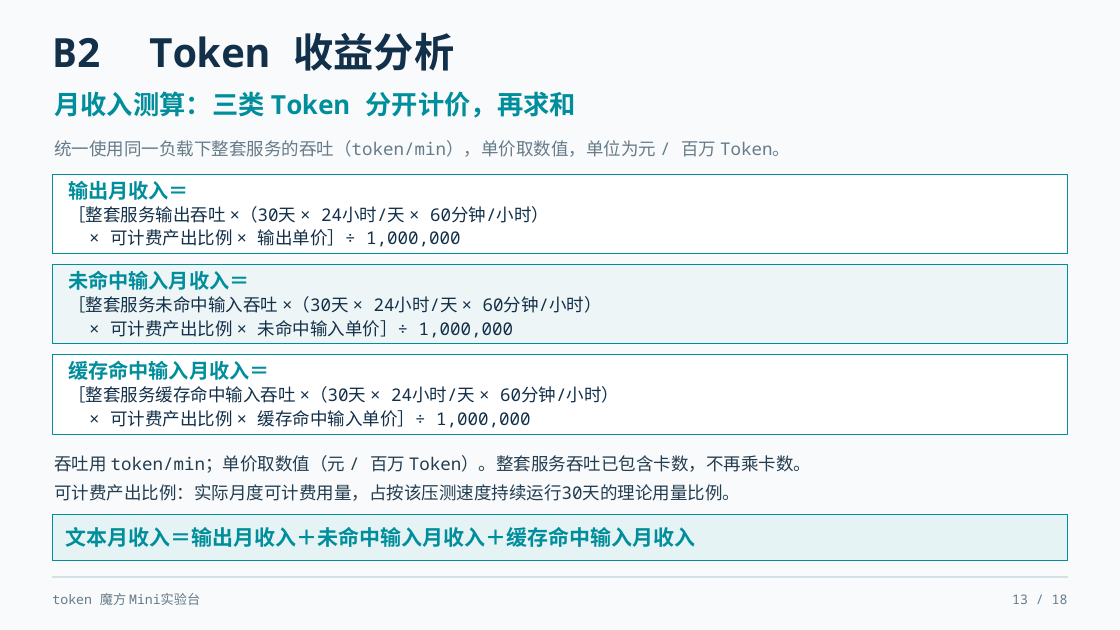
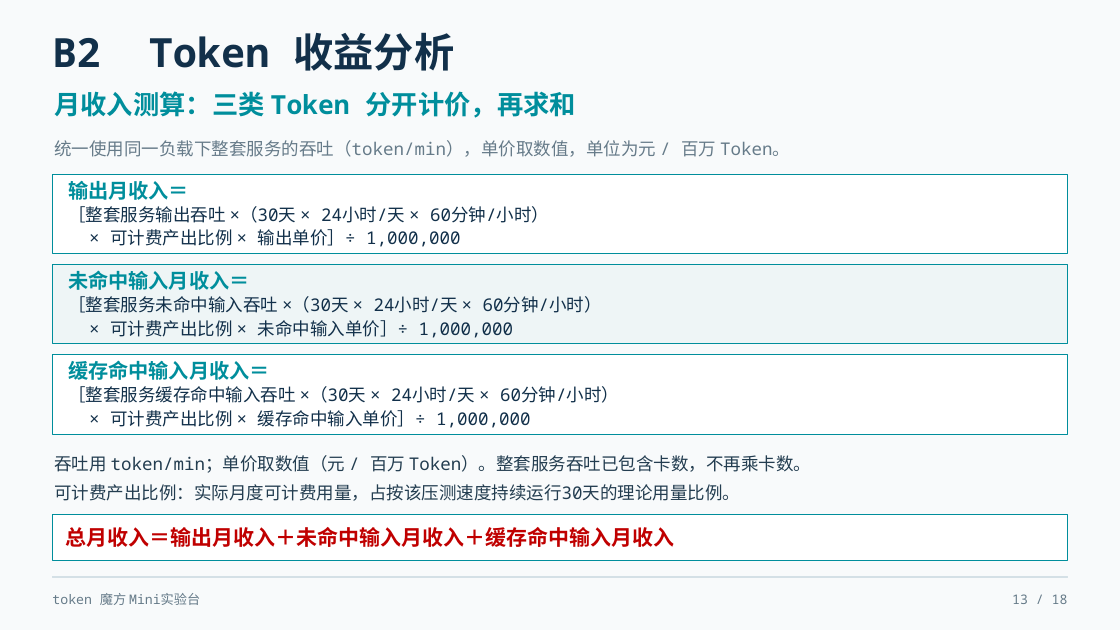
Before and after one commit to KurisuZhang/codex-catl, a slide deck: slide 13 of output/token_mini/Token魔方Mini实验台_完整合并版_修复版.pptx. Drawn at 1120x630 pixels with LibreOffice and Linux fonts; fonts in the diff are those of the drawing. Boxes give left, top, right and bottom in pixels: in the first picture for what was removed or moved away, otherwise in the second. Text is boxed around its words. In the diff, an @@ line names an element or a change of style, - is before the commit and + after.

```diff
--- a/output/token_mini/Token魔方Mini实验台_完整合并版_修复版.pptx
+++ b/output/token_mini/Token魔方Mini实验台_完整合并版_修复版.pptx
@@ rectangle at [52,514,1067,560]: fill #E6F3F4 to #FFFFFF @@
@@ text at [66,527,675,547]: text changed; text colour #008E9C to #C00000 @@
-文本月收入＝输出月收入＋未命中输入月收入＋缓存命中输入月收入
+总月收入＝输出月收入＋未命中输入月收入＋缓存命中输入月收入
```
Also in this commit, not shown: 12 other slides changed, 21 other files.
